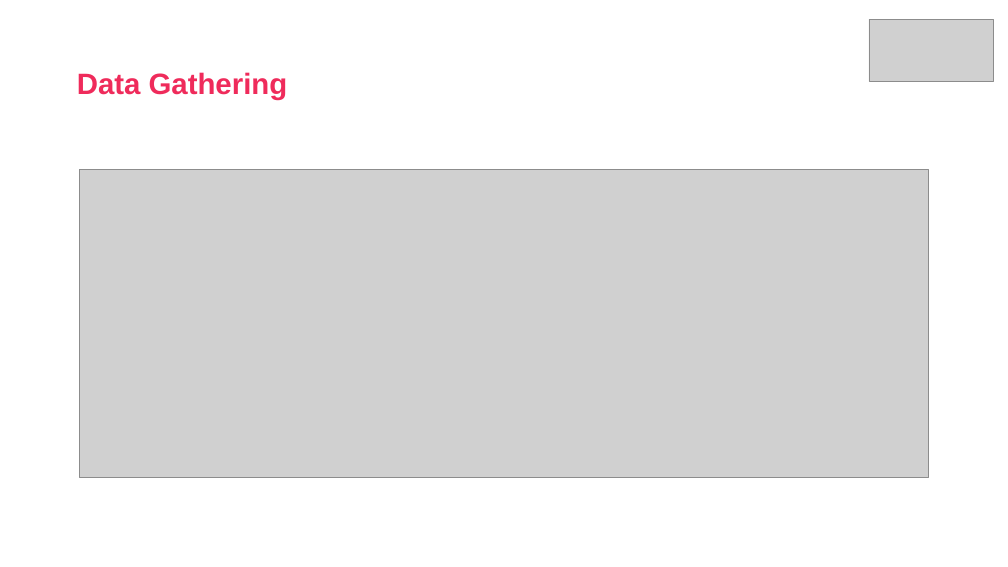
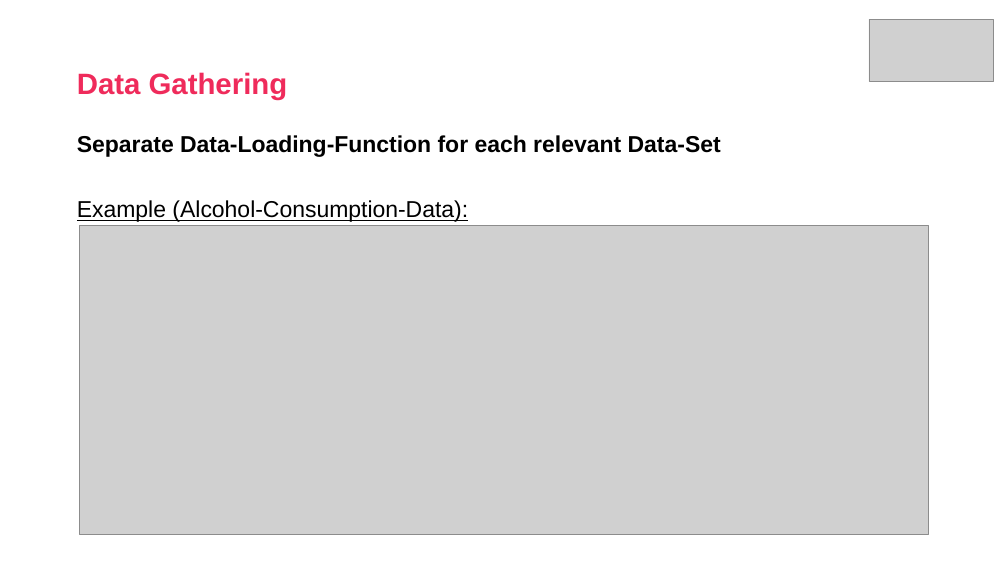
Before and after one commit to DanielSchipfer/assignment2, a slide deck: slide 3 of assignment2_presentation_V2.pptx. Drawn at 1008x567 pixels with LibreOffice and Linux fonts; fonts in the diff are those of the drawing; grey boxes stand for pictures. Boxes give left, top, right and bottom in pixels: in the first picture for what was removed or moved away, otherwise in the second. Text is boxed around its words. In the diff, an @@ line names an element or a change of style, - is before the commit and + after.

```diff
--- a/assignment2_presentation_V2.pptx
+++ b/assignment2_presentation_V2.pptx
@@ text added at (x1=77, y1=135, x2=721, y2=222), 21.9 pt, text #000000, bold @@
+Separate Data-Loading-Function for each relevant Data-Set
+Example (Alcohol-Consumption-Data):
@@ picture moved from (x1=79, y1=169, x2=929, y2=478) to (x1=79, y1=225, x2=929, y2=534) @@
```
Also in this commit, not shown: 3 other slides changed.
